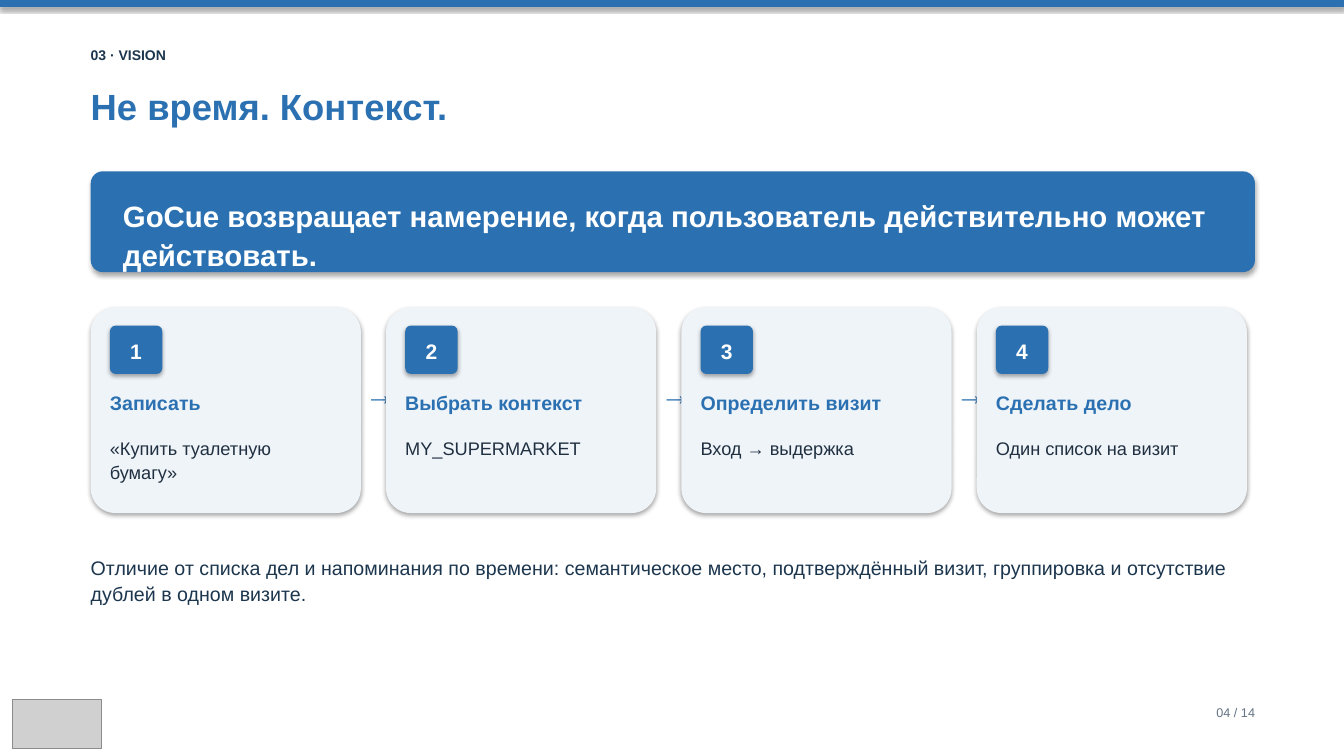
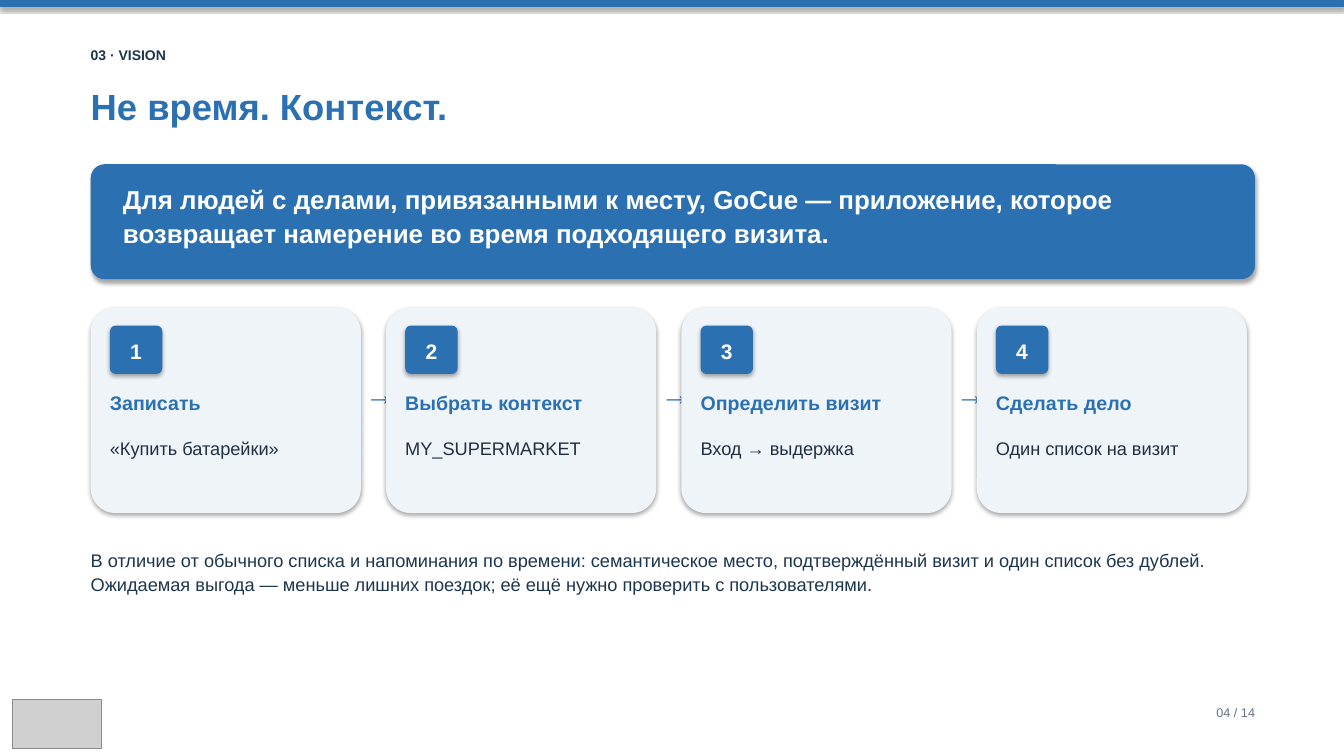
Before and after one commit to techmo0/GoCue, a slide deck: slide 4 of docs/lab-01/Презентация_GoCue_КТ1.pptx. Drawn at 1344x756 pixels with LibreOffice and Linux fonts; fonts in the diff are those of the drawing; grey boxes stand for pictures. Boxes give left, top, right and bottom in pixels: in the first picture for what was removed or moved away, otherwise in the second. Text is boxed around its words. In the diff, an @@ line names an element or a change of style, - is before the commit and + after.

```diff
--- a/docs/lab-01/Презентация_GoCue_КТ1.pptx
+++ b/docs/lab-01/Презентация_GoCue_КТ1.pptx
@@ rounded rectangle: place and size @@
-rounded rectangle at [91, 171, 1255, 272]
+rounded rectangle at [91, 164, 1255, 279]
@@ text at [123, 189, 1112, 249]: text changed; size 21 to 18.5 pt @@
-GoCue возвращает намерение, когда пользователь действительно может действовать.
+Для людей с делами, привязанными к месту, GoCue — приложение, которое возвращает намерение во время подходящего визита.
@@ text at [110, 441, 278, 459]: text changed @@
-«Купить туалетную бумагу»
+«Купить батарейки»
@@ text at [91, 553, 1204, 595]: text changed; size 14 to 13 pt @@
-Отличие от списка дел и напоминания по времени: семантическое место, подтверждённый визит, группировка и отсутствие дублей в одном визите.
+В отличие от обычного списка и напоминания по времени: семантическое место, подтверждённый визит и один список без дублей. Ожидаемая выгода — меньше лишних поездок; её ещё нужно проверить с пользователями.
```
Also in this commit, not shown: 6 other slides changed, 2 slides added, 2 slides removed, 1 other file.
